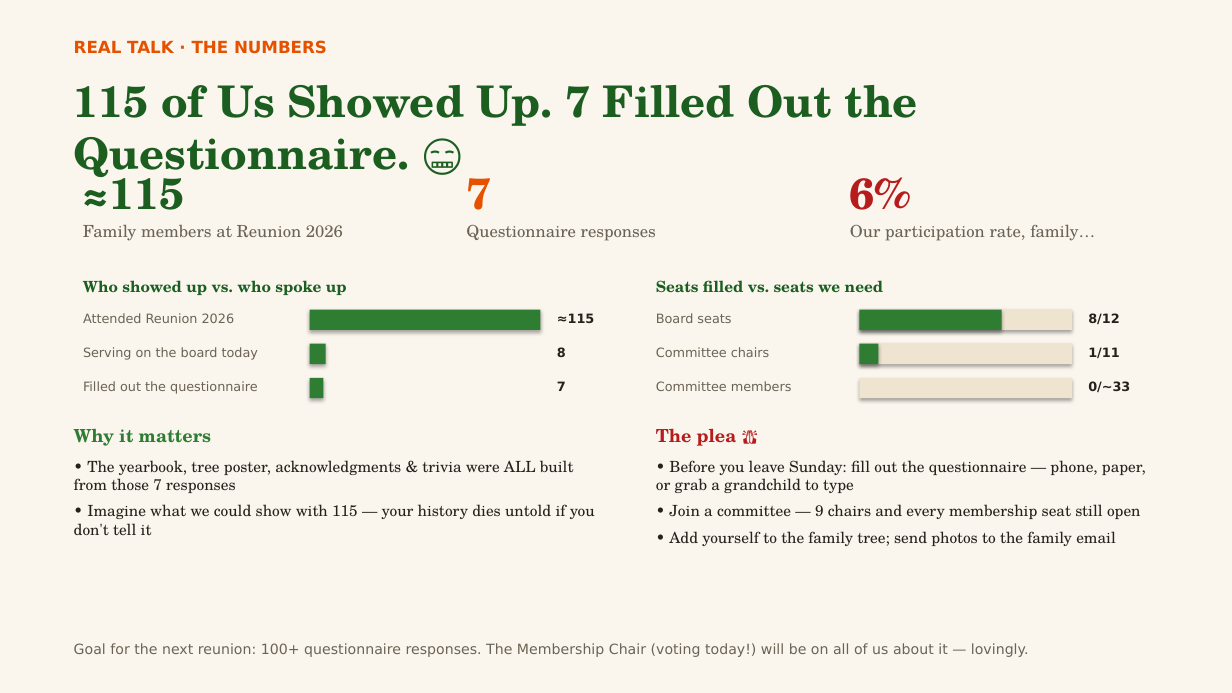
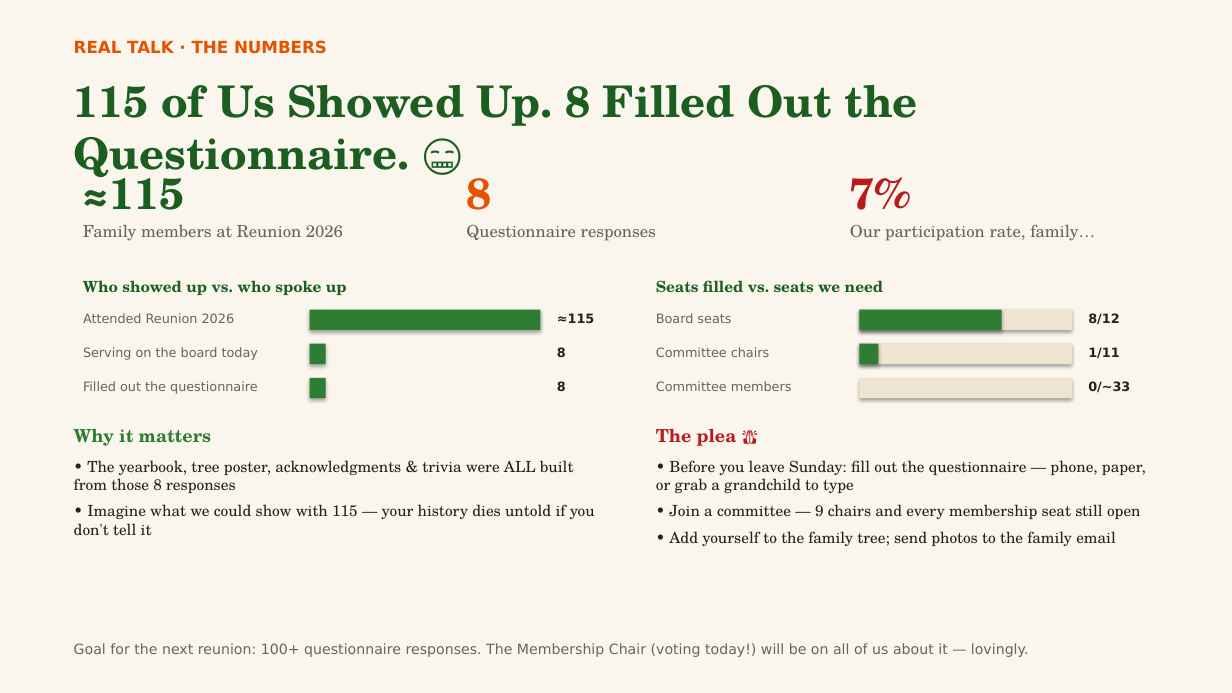
Before and after one commit to MEG-agt25/Family-Reunion, a slide deck: slide 12 of presentation/Harris-Nelson-Reunion-2026.pptx. Drawn at 1232x693 pixels with LibreOffice and Linux fonts; fonts in the diff are those of the drawing. Boxes give left, top, right and bottom in pixels: in the first picture for what was removed or moved away, otherwise in the second. Text is boxed around its words. In the diff, an @@ line names an element or a change of style, - is before the commit and + after.

```diff
--- a/presentation/Harris-Nelson-Reunion-2026.pptx
+++ b/presentation/Harris-Nelson-Reunion-2026.pptx
@@ text at (74, 85, 918, 126): text changed @@
-115 of Us Showed Up. 7 Filled Out the Questionnaire. 😬
+115 of Us Showed Up. 8 Filled Out the Questionnaire. 😬
@@ text at (466, 178, 491, 210): text changed @@
-7
+8
@@ text at (850, 177, 911, 210): text changed @@
-6%
+7%
@@ text at (557, 381, 566, 391): text changed @@
-7
+8
@@ text at (74, 460, 574, 493): text changed @@
-• The yearbook, tree poster, acknowledgments & trivia were ALL built from those 7 responses
+• The yearbook, tree poster, acknowledgments & trivia were ALL built from those 8 responses
```
Also in this commit, not shown: 2 other slides changed, 2 other files.
